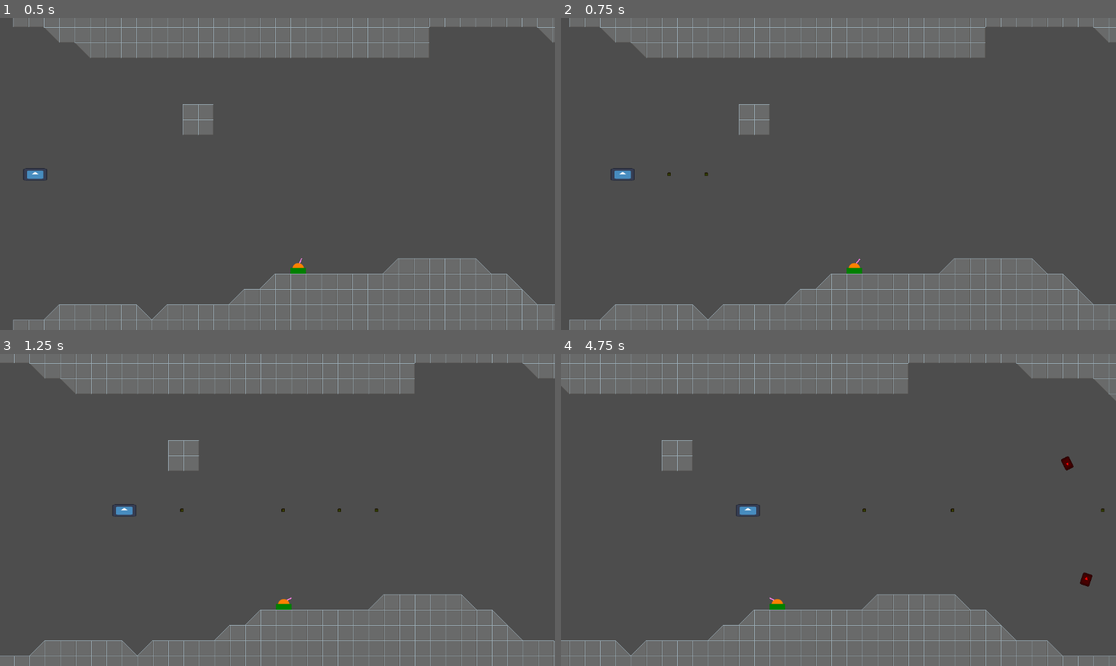
Above: before the commit, frames 1-4 (two rows, left to right).
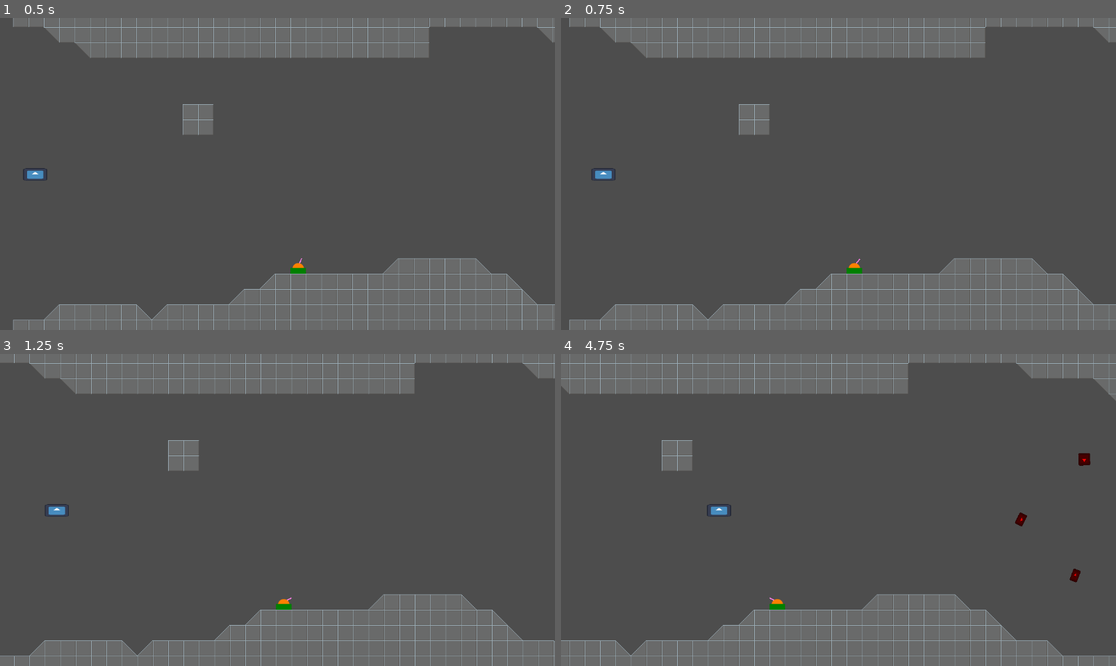
Above: after the commit, the same moments.

Repository: claesrosell/simple-shootemup
Game: Godot game, scene res://game.tscn
The game is run twice, just before and just after one commit, with the same random seed, the same clock (stepped at 60 frames per second) and the same inputs. The engine's default icon, where the game draws it, is replaced by a stand-in: a white triangle on a blue panel in a dark square.
Inputs:
- Up to frame 1 (0.5 s): no input
- Up to frame 2 (0.75 s): tap Enter (ui_accept) at 0.5, 0.6 s; hold Right (ui_right) from 0.53 s (still down)
- Up to frame 3 (1.25 s): keep holding Right (ui_right); tap Enter (ui_accept) at 0.77, 1.07 s
- Up to frame 4 (4.75 s): release Right (ui_right) at 1.28 s; hold Down (ui_down) 1.28-2.03 s; tap Enter (ui_accept) at 1.35, 1.52, 1.82, 2.1, 2.85, 3.02, 3.32, 3.6, 3.77, 4.07, 4.35, 4.52 s; hold Right (ui_right) 2.03-2.78 s; hold Up (ui_up) 2.78-3.53 s; hold Left (ui_left) from 3.53 s (still down)

Frame 1 is identical in both runs. In frame 2, 0.2% of the frame differs, in the area x 5-27%, y 48-53%; in frame 3, 0.3%; in frame 4, 0.6%, in the area x 26-98%, y 31-75%.

Commit message:
Created new mapping for player1
Only joystick is supported for now

Diff:
--- a/hero.gd
+++ b/hero.gd
@@ -15,7 +15,7 @@
 	var x_speed = BASE_SPEED
 	var y_speed = 0
 
-	if Input.is_action_just_pressed("ui_accept"):
+	if Input.is_action_just_pressed("player1_fire"):
 		if bullets_node:
 			var bullet = bullet_scene.instantiate() as Bullet
 			bullet.global_position = global_position + Vector2(20,0)
@@ -24,8 +24,8 @@
 
 	# Get the input direction and handle the movement/deceleration.
 	# As good practice, you should replace UI actions with custom gameplay actions.
-	var direction_x := Input.get_axis("ui_left", "ui_right" )
-	var direction_y := Input.get_axis("ui_up", "ui_down" )
+	var direction_x := Input.get_axis("player1_left", "player1_right" )
+	var direction_y := Input.get_axis("player1_up", "player1_down" )
 
 	if direction_x:
 		x_speed += direction_x * MOVE_SPEED
--- a/level.tscn
+++ b/level.tscn
@@ -38,8 +38,8 @@
 
 [node name="EnemyPathSpawner" type="Node" parent="Enemies"]
 script = ExtResource("3_0b4ue")
-count = 5
-interval = 1.0
+count = 10
+interval = 0.5
 enemy = ExtResource("4_f2txt")
 enabled = true
 speed = 0.2
--- a/project.godot
+++ b/project.godot
@@ -14,3 +14,35 @@
 run/main_scene="uid://tx5m0wg5s6or"
 config/features=PackedStringArray("4.5", "Forward Plus")
 config/icon="res://icon.svg"
+
+[input]
+
+player1_up={
+"deadzone": 0.2,
+"events": [Object(InputEventJoypadMotion,"resource_local_to_scene":false,"resource_name":"","device":-1,"axis":1,"axis_value":-1.0,"script":null)
+, Object(InputEventJoypadButton,"resource_local_to_scene":false,"resource_name":"","device":-1,"button_index":11,"pressure":0.0,"pressed":true,"script":null)
+]
+}
+player1_down={
+"deadzone": 0.2,
+"events": [Object(InputEventJoypadMotion,"resource_local_to_scene":false,"resource_name":"","device":-1,"axis":1,"axis_value":1.0,"script":null)
+, Object(InputEventJoypadButton,"resource_local_to_scene":false,"resource_name":"","device":-1,"button_index":12,"pressure":0.0,"pressed":true,"script":null)
+]
+}
+player1_left={
+"deadzone": 0.2,
+"events": [Object(InputEventJoypadMotion,"resource_local_to_scene":false,"resource_name":"","device":-1,"axis":0,"axis_value":-1.0,"script":null)
+, Object(InputEventJoypadButton,"resource_local_to_scene":false,"resource_name":"","device":-1,"button_index":13,"pressure":0.0,"pressed":true,"script":null)
+]
+}
+player1_right={
+"deadzone": 0.2,
+"events": [Object(InputEventJoypadMotion,"resource_local_to_scene":false,"resource_name":"","device":-1,"axis":0,"axis_value":1.0,"script":null)
+, Object(InputEventJoypadButton,"resource_local_to_scene":false,"resource_name":"","device":-1,"button_index":14,"pressure":0.0,"pressed":true,"script":null)
+]
+}
+player1_fire={
+"deadzone": 0.2,
+"events": [Object(InputEventJoypadButton,"resource_local_to_scene":false,"resource_name":"","device":-1,"button_index":0,"pressure":0.0,"pressed":true,"script":null)
+]
+}
